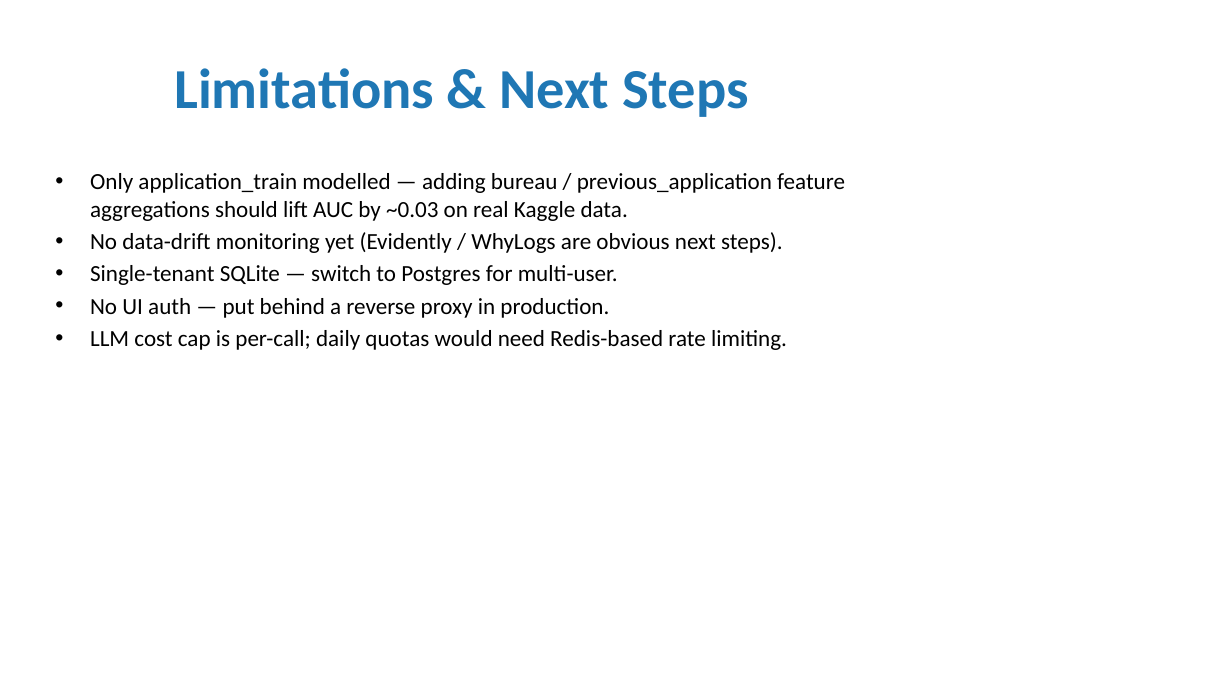
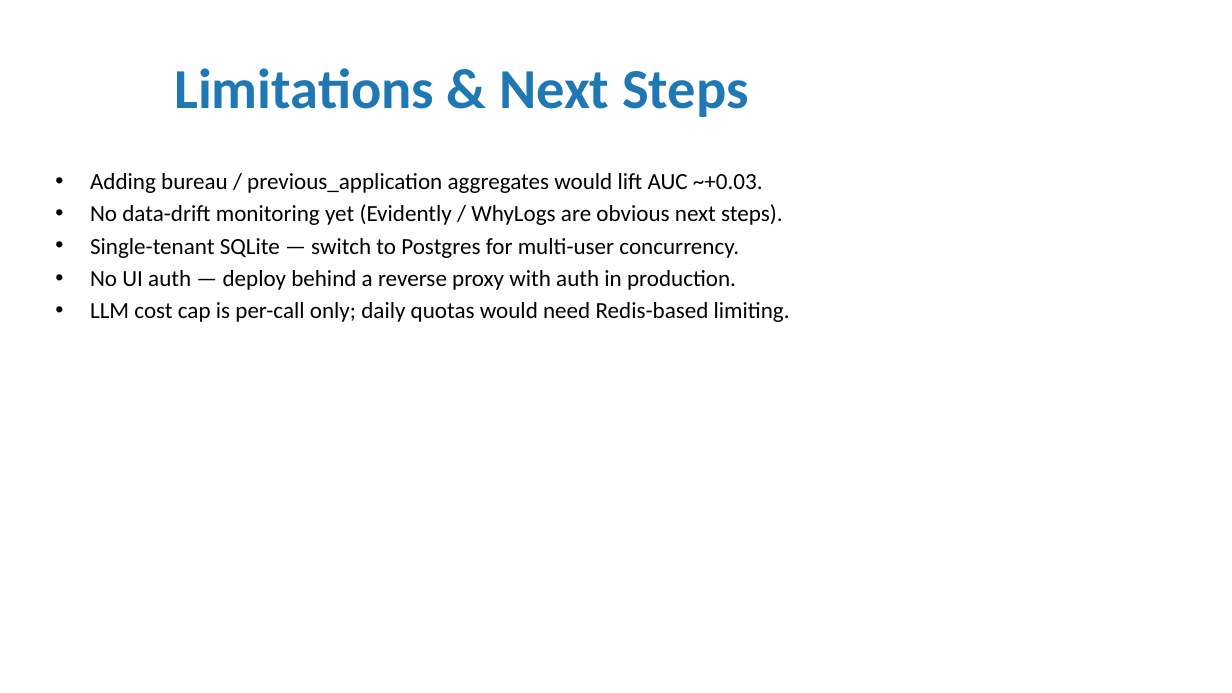
Before and after one commit to ashwani-dhayal/credit-risk-platform, a slide deck: slide 19 of documents/presentation.pptx (slide 15 before the commit). Drawn at 1232x693 pixels with LibreOffice and Linux fonts; fonts in the diff are those of the drawing. Boxes give left, top, right and bottom in pixels: in the first picture for what was removed or moved away, otherwise in the second. Text is boxed around its words. In the diff, an @@ line names an element or a change of style, - is before the commit and + after.

```diff
--- a/documents/presentation.pptx
+++ b/documents/presentation.pptx
@@ text at (90,173,763,193): text changed @@
-• Only application_train modelled — adding bureau / previous_application feature aggregations should lift AUC by ~0.03 on real Kaggle data.
+• Adding bureau / previous_application aggregates would lift AUC ~+0.03.
@@ text at (90,238,790,322): text changed @@
-• Single-tenant SQLite — switch to Postgres for multi-user.
-• No UI auth — put behind a reverse proxy in production.
-• LLM cost cap is per-call; daily quotas would need Redis-based rate limiting.
+• Single-tenant SQLite — switch to Postgres for multi-user concurrency.
+• No UI auth — deploy behind a reverse proxy with auth in production.
+• LLM cost cap is per-call only; daily quotas would need Redis-based limiting.
```
Also in this commit, not shown: 8 other slides changed, 10 slides added, 6 slides removed, 11 other files.
